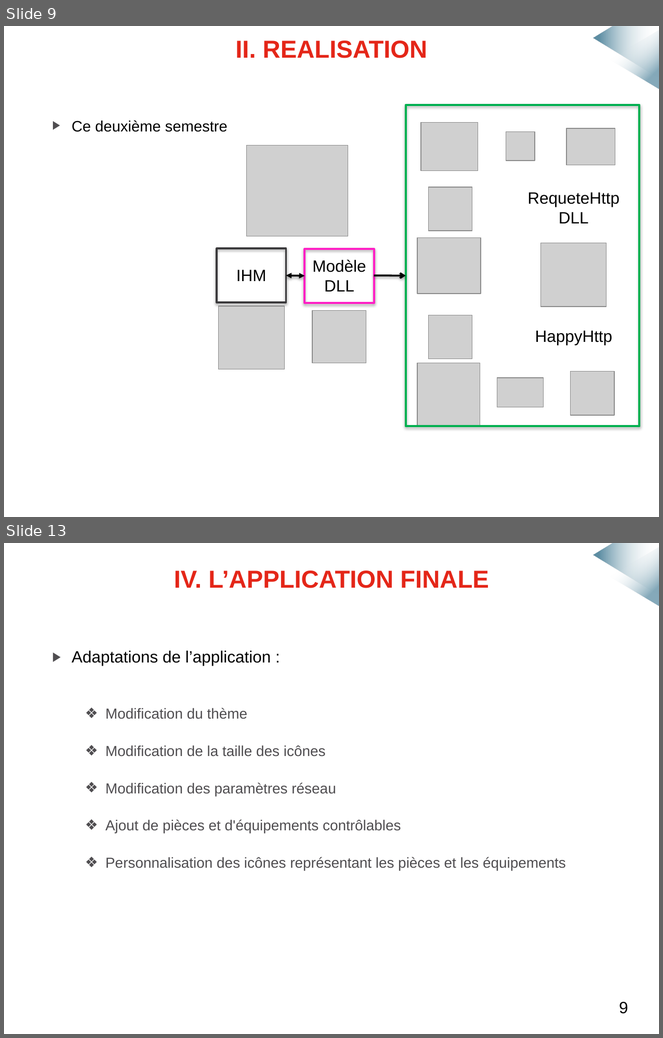
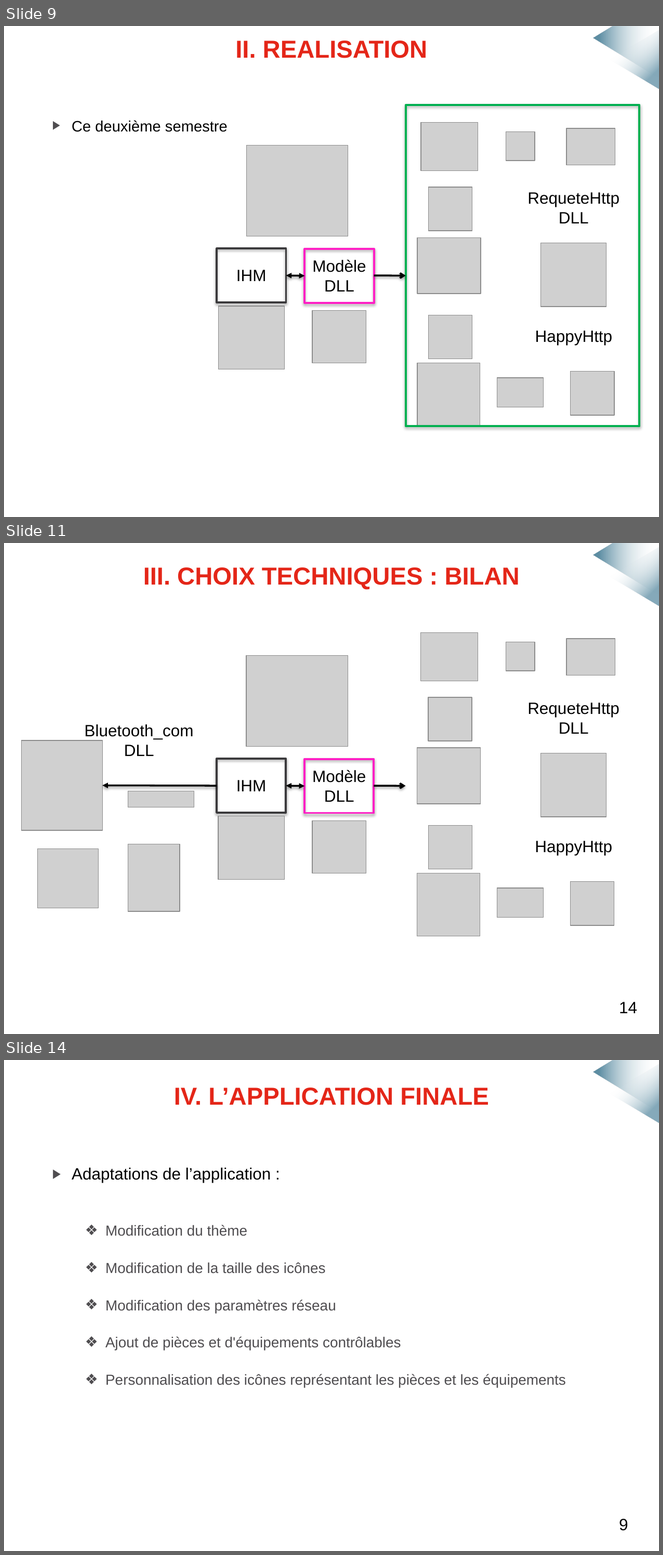
Before and after one commit to mmeven/EP_Domotique_Tablette, a slide deck: Rendu/Diapo_soutenance.pptx. Shown one above the other, each under a label of ours: slides 9 and 13 before the commit, slides 9, 11 and 14 after it; the slides between them are not shown. The pictures are 663x1038 and 663x1555 pixels, drawn with LibreOffice and Linux fonts; fonts in the diff are those of the drawing; grey boxes stand for pictures; background and template pictures are left out. Boxes give left, top, right and bottom in pixels: in the first picture for what was removed or moved away, otherwise in the second. Text is boxed around its words. In the diff, an @@ line names an element or a change of style, - is before the commit and + after.

```diff
--- a/Rendu/Diapo_soutenance.pptx
+++ b/Rendu/Diapo_soutenance.pptx
@@ slide 11 added at [4,543,659,1034], background #FFFFFF; not listed: 2 template elements that a slide beside it also shows @@
@@ text added at [143,567,520,589], 27 pt, text #E42618, bold @@
+III. CHOIX TECHNIQUES : BILAN
@@ group added at [22,633,620,937]: 17 pictures, 5 texts, 2 rectangles, 2 arrows, 1 double arrow @@
+IHM
+Modèle
+DLL
+Bluetooth_com
+DLL
+RequeteHttp
+DLL
+HappyHttp
@@ text added at [619,1002,637,1014], 18 pt, text #000000 @@
+14
@@ what was slide 13 is now slide 14 @@
```
Also in this commit, not shown: 5 slides changed, 3 other slides added, 1 slide removed.
